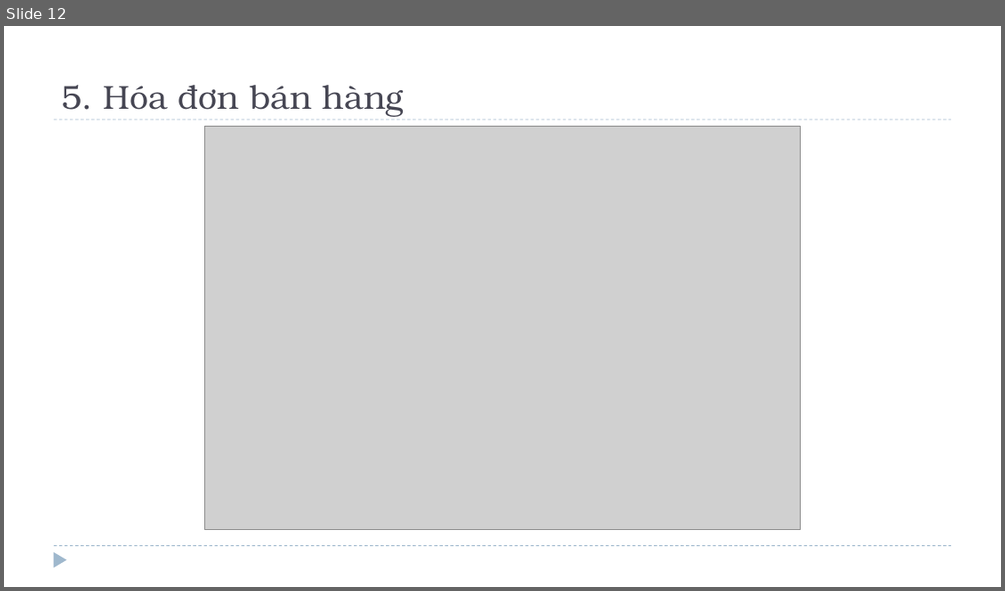
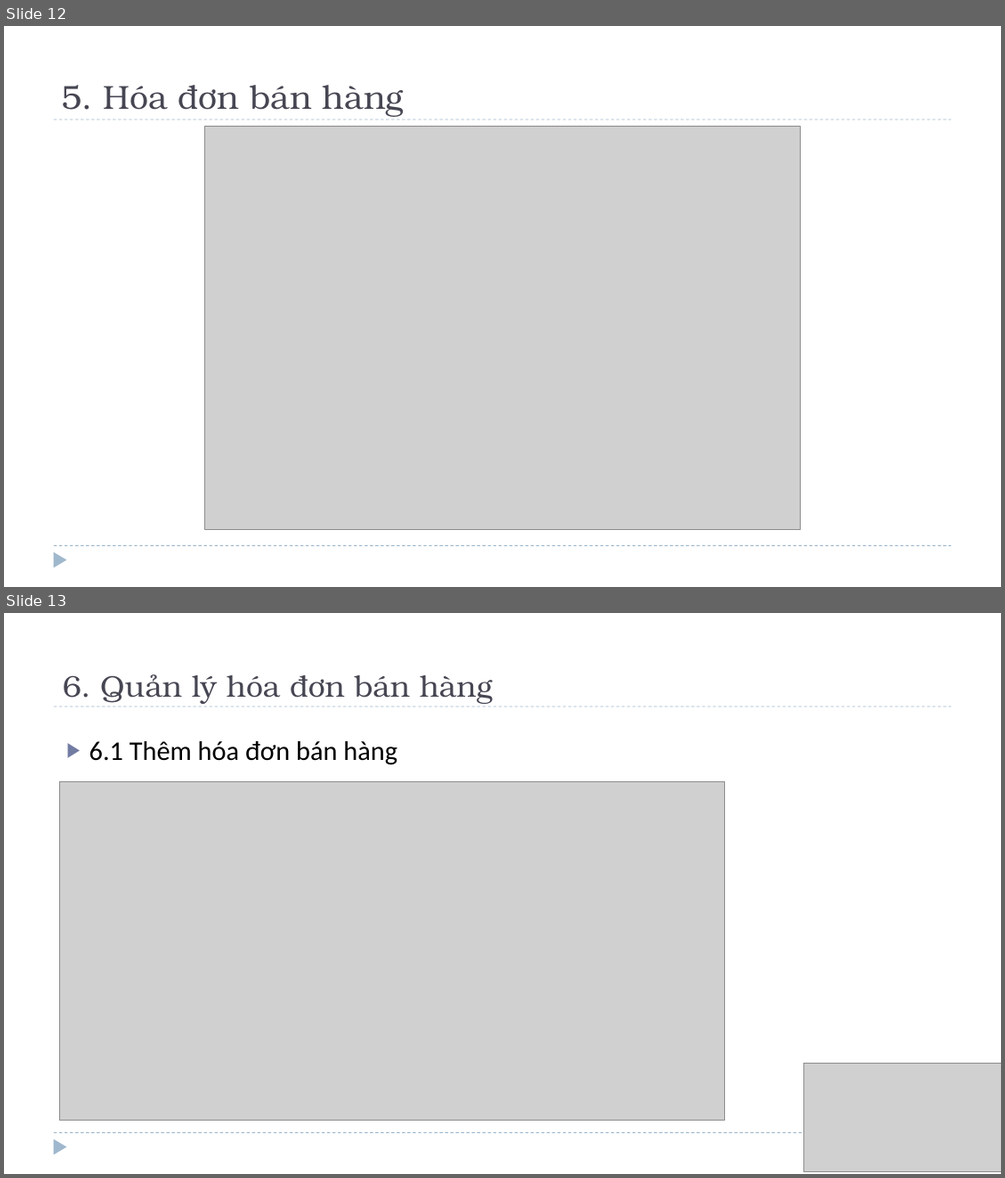
Before and after one commit to ProjectEJB/Project, a slide deck: SaleManager/Tài Liệu/ThuyetTrinh.pptx. Shown one above the other, each under a label of ours: slide 12 before the commit, slides 12 and 13 after it. The pictures are 1005x591 and 1005x1178 pixels, drawn with LibreOffice and Linux fonts; fonts in the diff are those of the drawing; grey boxes stand for pictures. Boxes give left, top, right and bottom in pixels: in the first picture for what was removed or moved away, otherwise in the second. Text is boxed around its words. In the diff, an @@ line names an element or a change of style, - is before the commit and + after.

```diff
--- a/SaleManager/Tài Liệu/ThuyetTrinh.pptx
+++ b/SaleManager/Tài Liệu/ThuyetTrinh.pptx
@@ slide 13 added at [4,613,1001,1174], background #FFFFFF; not listed: 3 template elements that a slide beside it also shows @@
@@ title added at [63,674,493,704], 28.8 pt, text #464653 @@
+6. Quản lý hóa đơn bán hàng
@@ text added at [89,741,397,765], 26 pt, text #000000 @@
+▶ 6.1 Thêm hóa đơn bán hàng
@@ picture added at [59,782,725,1121] @@
@@ picture added at [804,1063,1001,1172] @@
```
Also in this commit, not shown: 2 slides changed, 11 other slides added, 1 slide removed, 2 other files.
